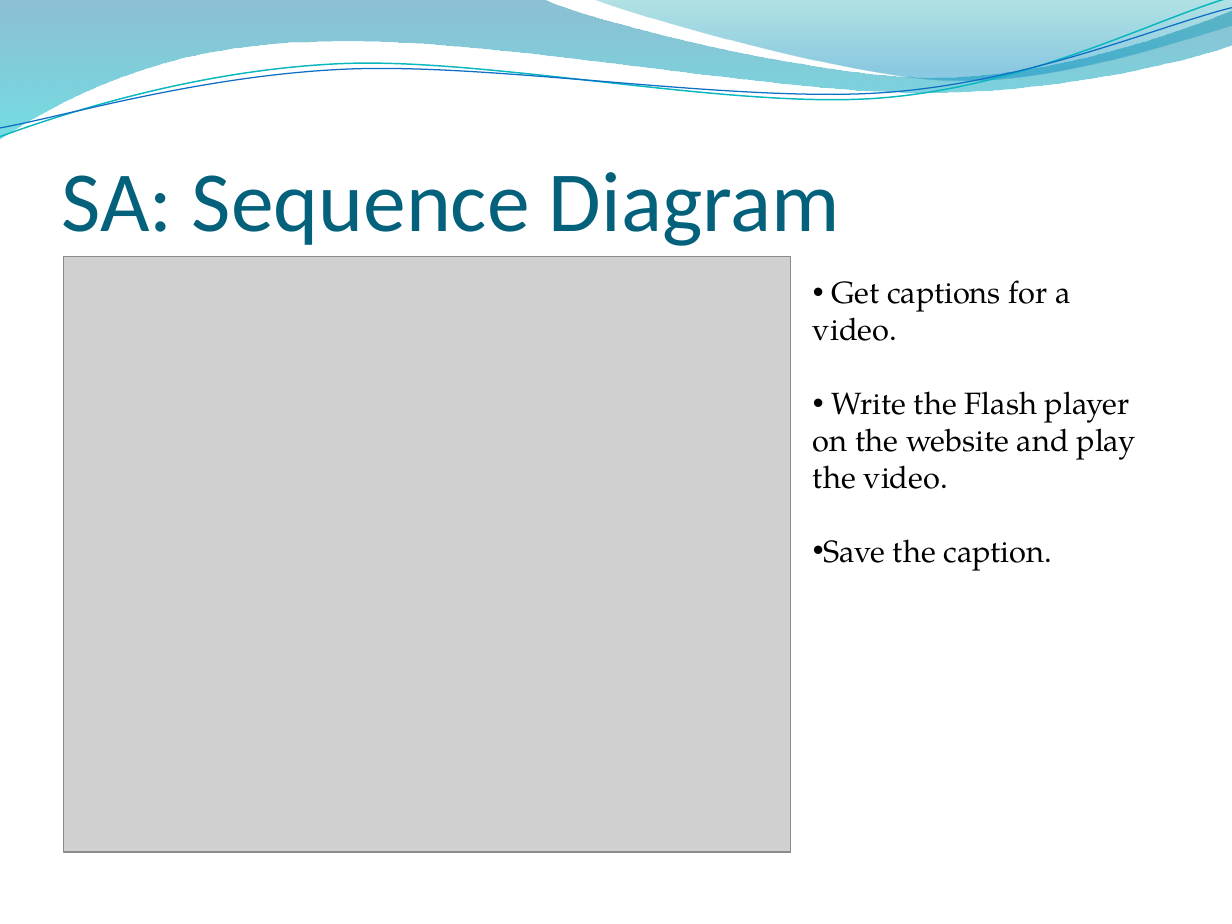
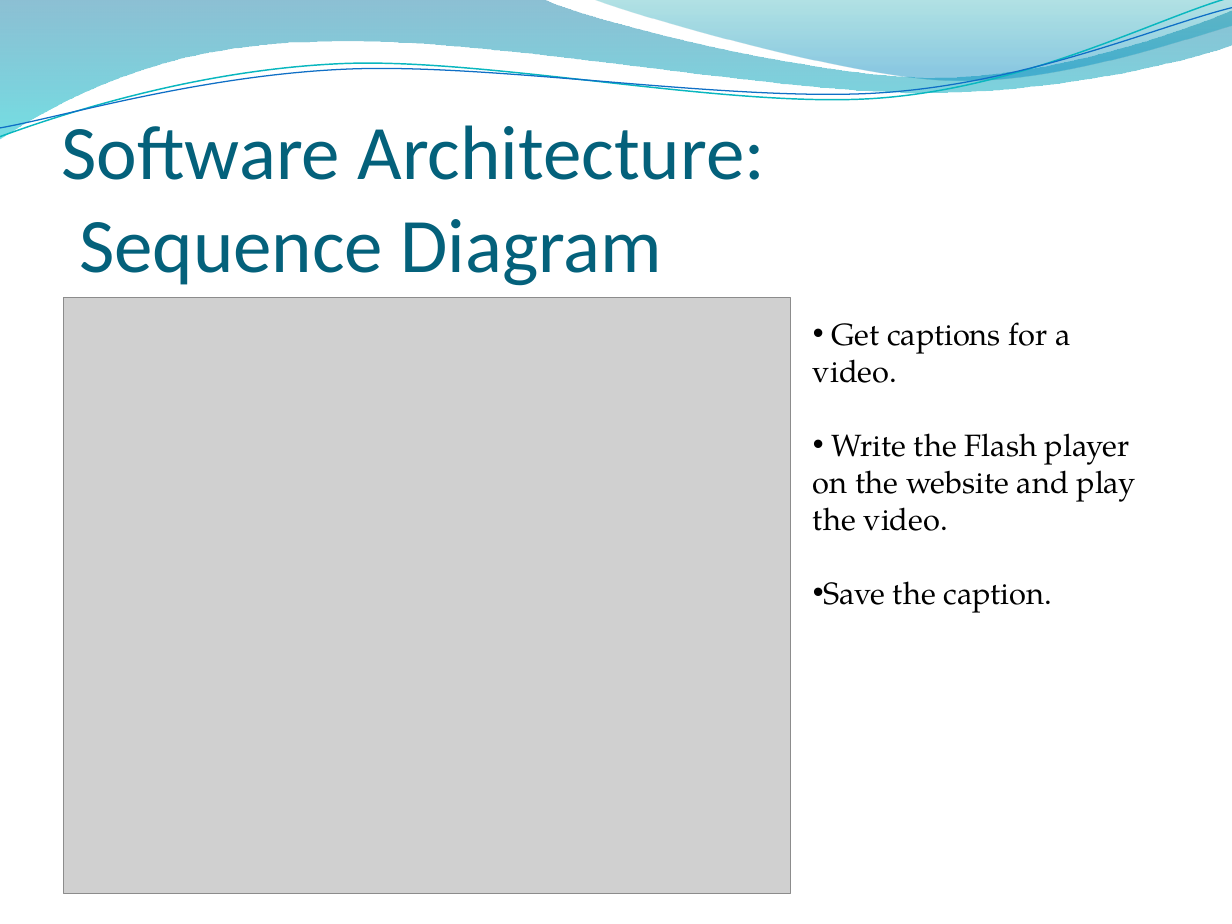
Before and after one commit to ProjPossibility/pp-community-captioner, a slide deck: slide 12 of CC.pptx. Drawn at 1232x924 pixels with LibreOffice and Linux fonts; fonts in the diff are those of the drawing; grey boxes stand for pictures; background and template pictures are left out. Boxes give left, top, right and bottom in pixels: in the first picture for what was removed or moved away, otherwise in the second. Text is boxed around its words. In the diff, an @@ line names an element or a change of style, - is before the commit and + after.

```diff
--- a/CC.pptx
+++ b/CC.pptx
@@ title at (62, 115, 765, 286): text changed; size 50 to 45 pt @@
-SA: Sequence Diagram
+Software Architecture:
+Sequence Diagram
@@ picture: place and size @@
-picture at (64, 256, 791, 851)
+picture at (64, 298, 791, 893)
@@ text "Get captions for a video.": place and size @@
-text "Get captions for a video." at (813, 280, 1136, 571)
+text "Get captions for a video." at (813, 322, 1136, 613)
```
Also in this commit, not shown: 9 other slides changed.
